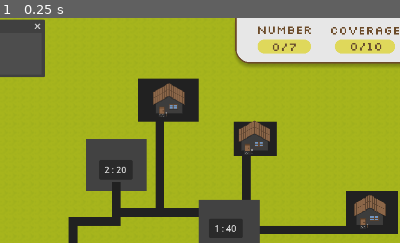
Above: before the commit, frame 1.
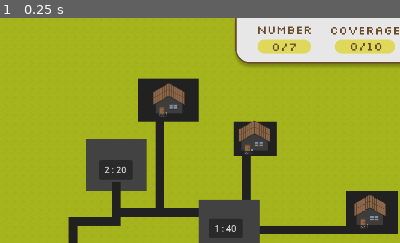
Above: after the commit, the same moment.

Repository: trang-ngn/SOS-Game
Game: Godot game, scene res://main.tscn
Two runs of this game, one before a commit and one after it. Both use one fixed random seed, a clock stepped at 60 frames per second and the inputs below.
Inputs:
- Up to frame 1 (0.25 s): no input
The pictures show only the part of the screen within x 0-50%, y 0-50%; the shares and areas given below are measured in that part.

The runs differ from the first frame. In frame 1, 2.9% of the frame differs, in the area x 0-12%, y 0-27%.

Commit message:
refactor: remove unused window

Diff:
--- a/sos-game/Scenes/level_example.tscn
+++ b/sos-game/Scenes/level_example.tscn
@@ -657,9 +657,6 @@
 theme_override_styles/hover = SubResource("StyleBoxFlat_xn6q0")
 theme_override_styles/pressed = SubResource("StyleBoxFlat_xn6q0")
 theme_override_styles/normal = SubResource("StyleBoxFlat_xn6q0")
-
-[node name="Window" type="Window" parent="."]
-position = Vector2i(0, 36)
 
 [connection signal="button_up" from="Stations/S0/Plot" to="Stations/S0" method="_on_button_button_up"]
 [connection signal="mouse_entered" from="Stations/S0/Plot" to="Stations/S0" method="_on_button_mouse_entered"]
